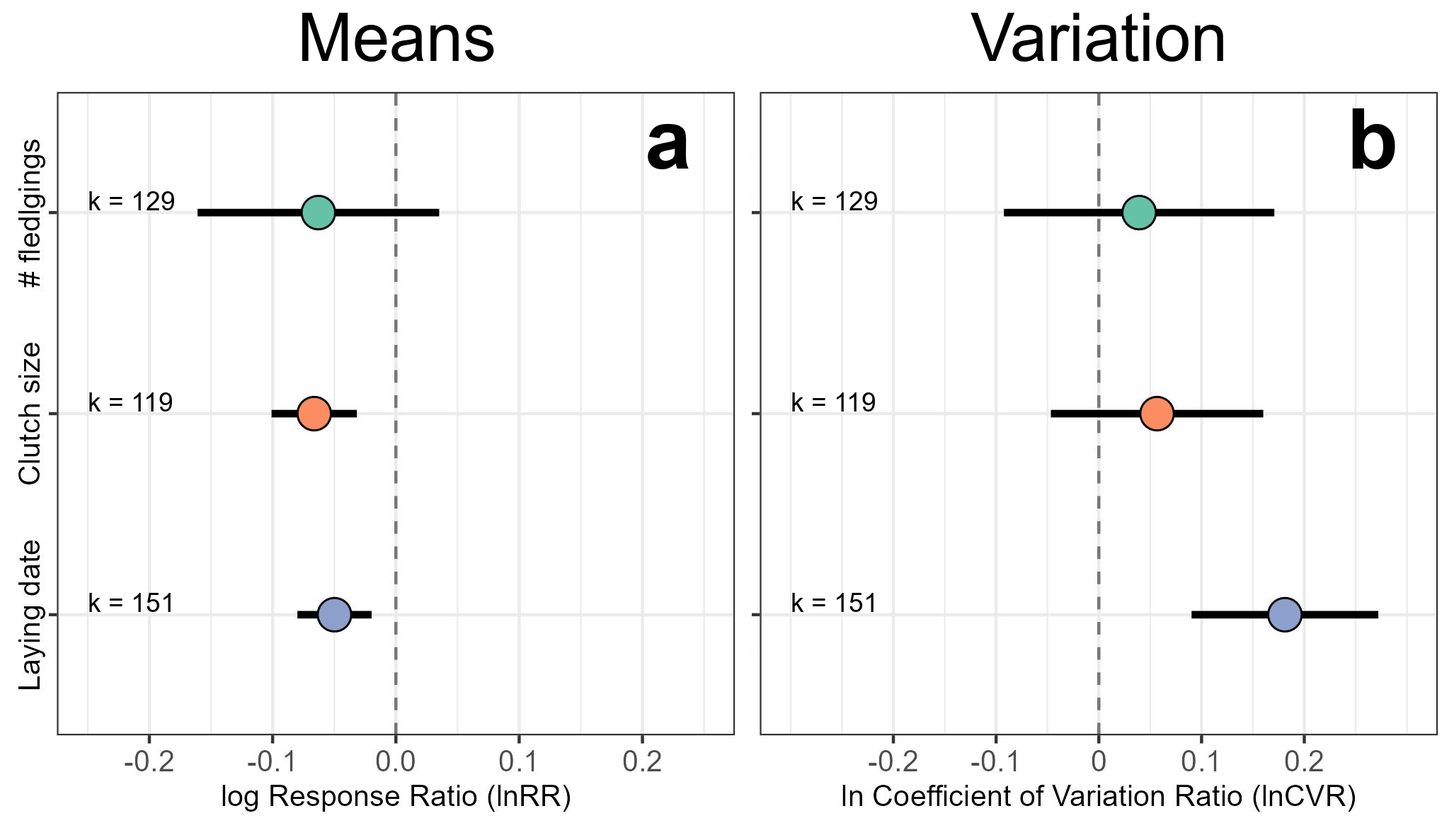
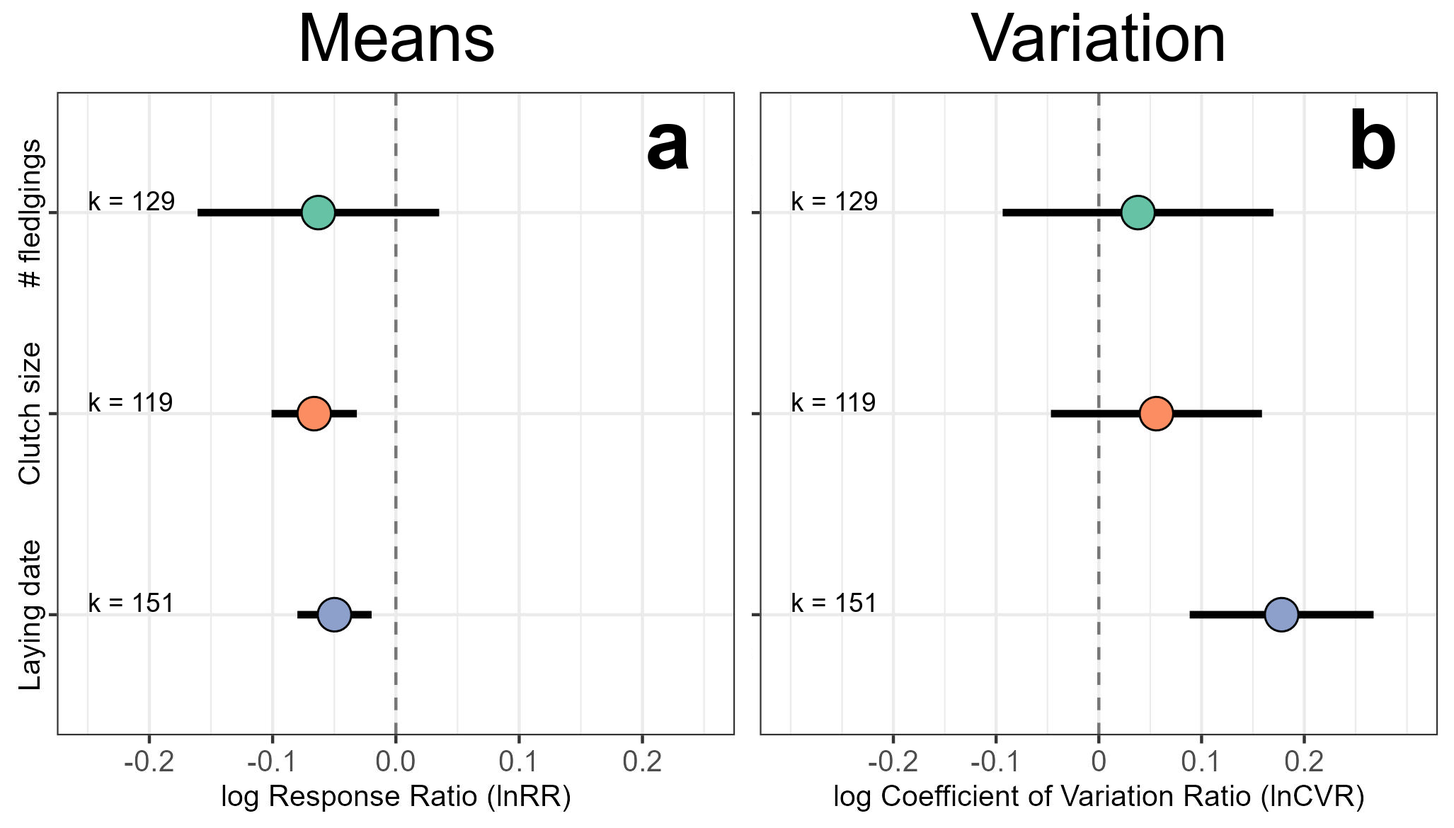
Layers edited between the first and the second 1454 × 828 image:
painted on "Figure 2b.jpeg" over [832, 194, 1382, 812]
hid "Layer" over [832, 194, 1382, 812]
